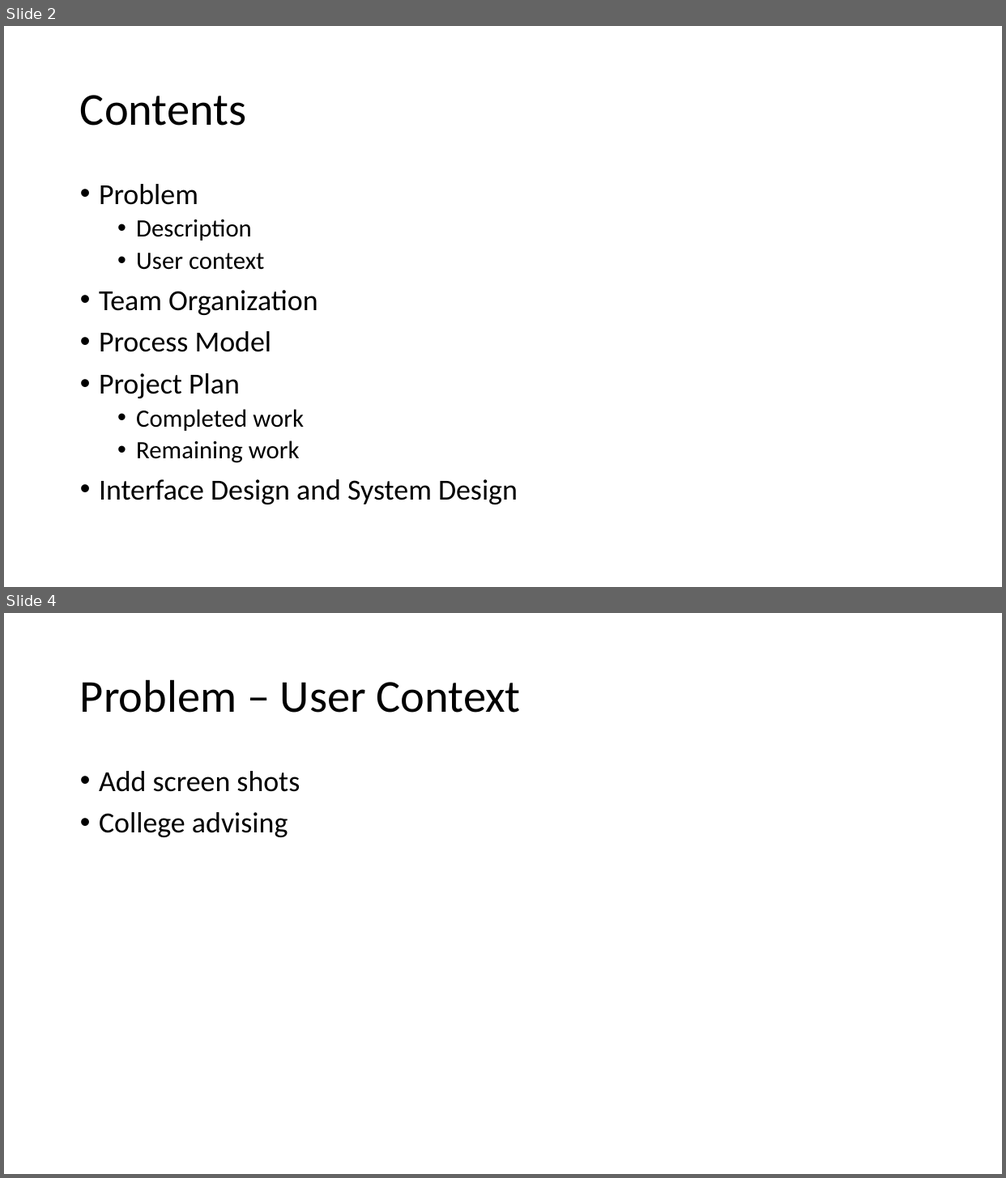
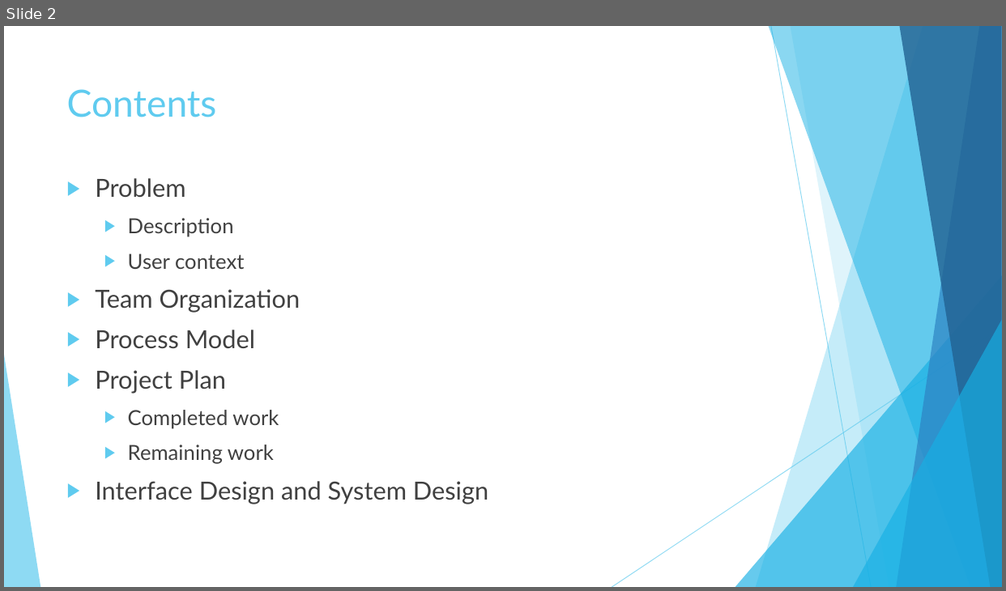
Before and after one commit to blueberryboson/Software-Engineering-Spr-2016, a slide deck: Open.Classes.Project.Interim.Presentation.pptx. Shown one above the other, each under a label of ours: slides 2 and 4 before the commit, slide 2 after it; the slides between them are not shown. The pictures are 1006x1178 and 1006x591 pixels, drawn with LibreOffice and Linux fonts; fonts in the diff are those of the drawing. Boxes give left, top, right and bottom in pixels: in the first picture for what was removed or moved away, otherwise in the second. Text is boxed around its words. In the diff, an @@ line names an element or a change of style, - is before the commit and + after.

```diff
--- a/Open.Classes.Project.Interim.Presentation.pptx
+++ b/Open.Classes.Project.Interim.Presentation.pptx
@@ slide 4 removed at bbox=[4, 613, 1002, 1174], background #FFFFFF @@
@@ title removed at bbox=[80, 679, 521, 713] @@
-Problem – User Context
@@ text removed at bbox=[99, 771, 300, 837] @@
-• Add screen shots
-• College advising
@@ slide 2 changed as well @@
@@ title "Contents": place and size @@
-title "Contents" at bbox=[80, 95, 247, 126]
+title "Contents" at bbox=[67, 89, 217, 118]
@@ title "Contents" at bbox=[67, 89, 217, 118]: size 44 to 36 pt, font Calibri to Lato, text colour #000000 to #5FCBEF; line spacing 0.9 to 1; vertical alignment middle to top @@
@@ text "Problem": place and size @@
-text "Problem" at bbox=[99, 184, 518, 505]
+text "Problem" at bbox=[95, 178, 488, 505]
@@ text "Problem" at bbox=[95, 178, 488, 505]: size 28 to 24 pt in "Problem", "Team Organization", "Process Model", "Project Plan" and 1 more places; font Calibri to Lato, text colour #000000 to #404040; size 24 to 20 pt in "Description", "User context", "Completed work", "Remaining work"; bullet • to ▶; line spacing 0.9 to 1; more space between paragraphs @@
@@ group added at bbox=[4, 26, 1002, 587]: 5 freeform shapes, 3 triangles, 2 lines @@
```
Also in this commit, not shown: 7 other slides changed, 2 slides added.
